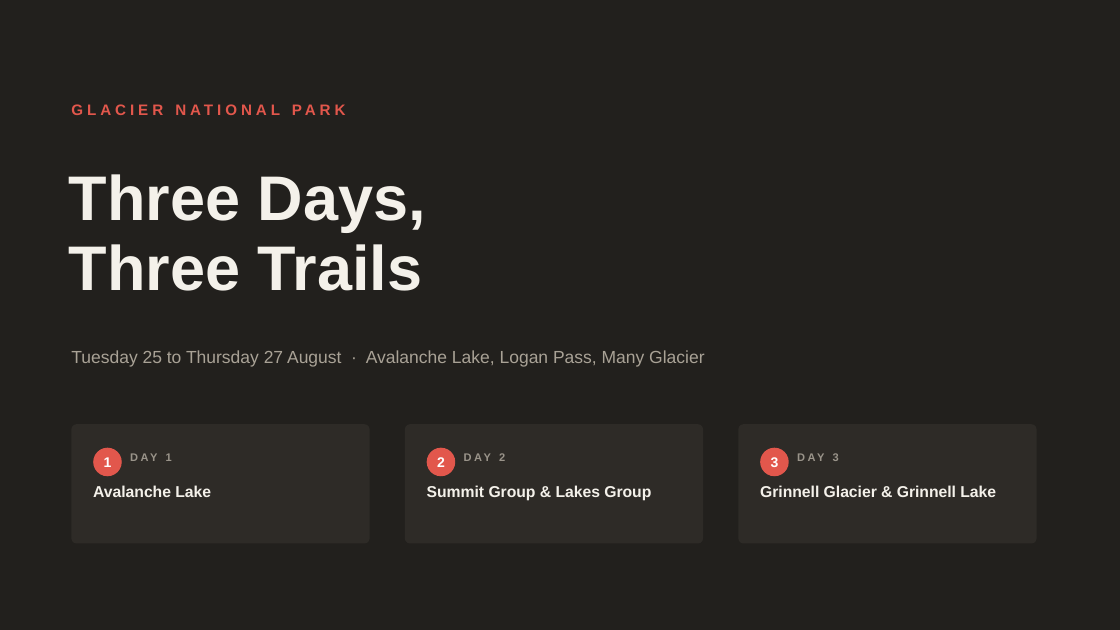
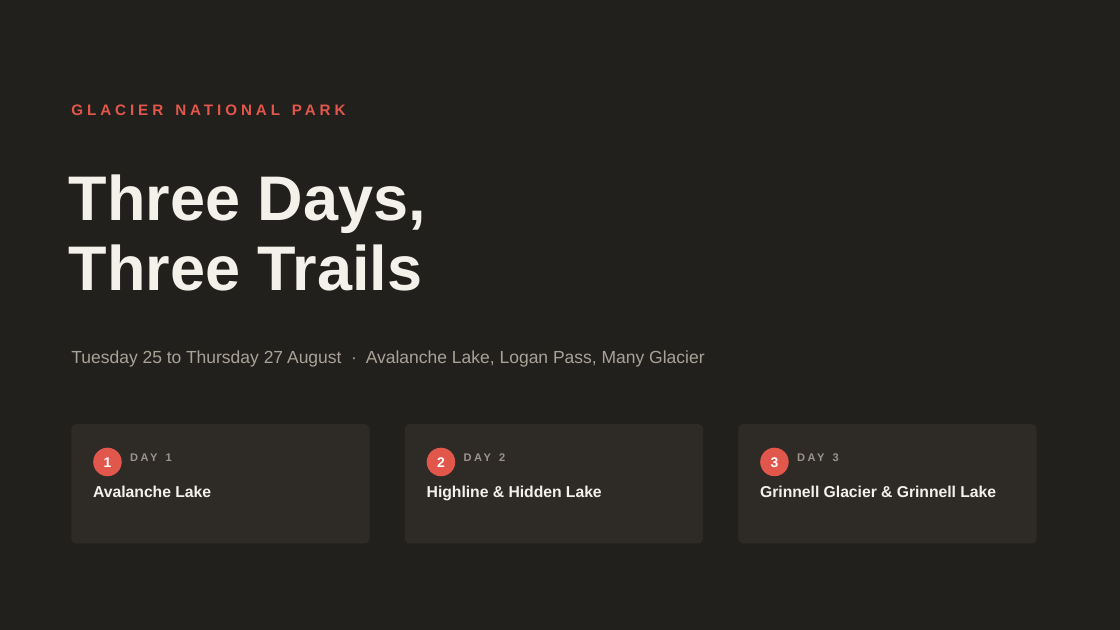
Before and after one commit to ananatalie828-prog/paper-trail, a slide deck: slide 1 of hikes/slides/glacier-hikes.pptx. Drawn at 1120x630 pixels with LibreOffice and Linux fonts; fonts in the diff are those of the drawing. Boxes give left, top, right and bottom in pixels: in the first picture for what was removed or moved away, otherwise in the second. Text is boxed around its words. In the diff, an @@ line names an element or a change of style, - is before the commit and + after.

```diff
--- a/hikes/slides/glacier-hikes.pptx
+++ b/hikes/slides/glacier-hikes.pptx
@@ text at (427, 485, 602, 501): text changed @@
-Summit Group & Lakes Group
+Highline & Hidden Lake
```
Also in this commit, not shown: 3 other slides changed, 13 other files.
